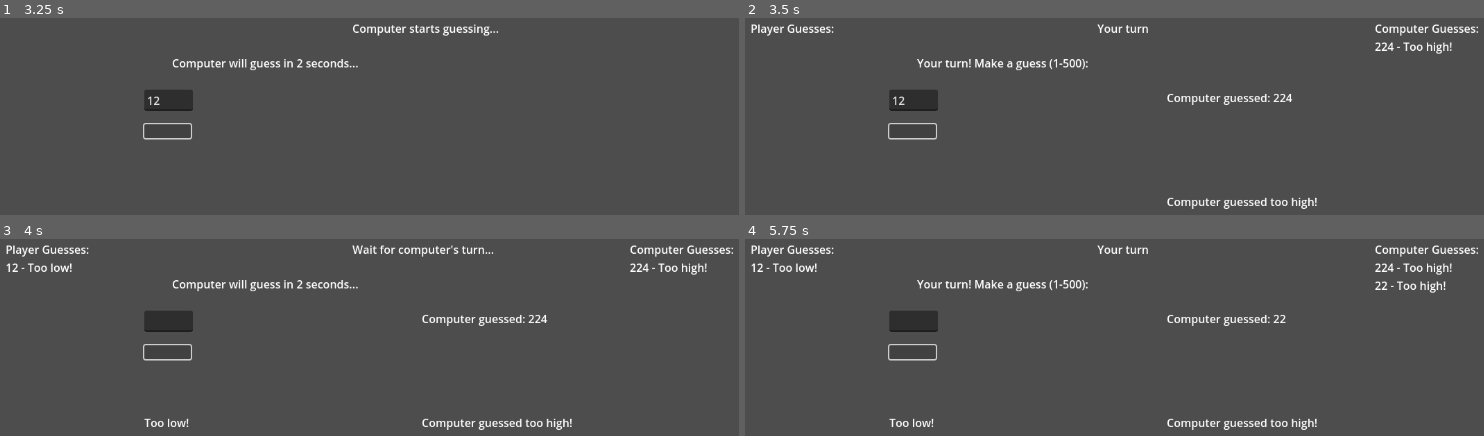
Above: before the commit, frames 1-4 (two rows, left to right).
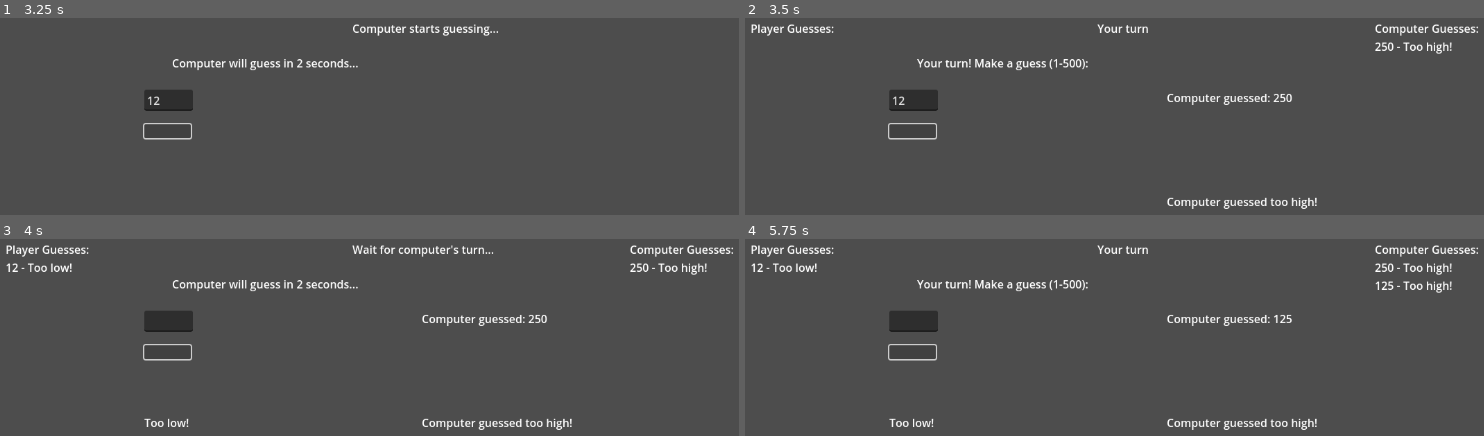
Above: after the commit, the same moments.

Repository: Quilfort/gameoff-2024
Game: Godot game, scene res://Scenes/before_battle.tscn
Same seed, same stepped clock (60 frames per second), same inputs: the game is played once before the commit and once after it.
Inputs (mouse positions are in pixels of both pictures, inside the frame that each line leads up to):
- Up to frame 1 (3.25 s): click (199, 81) at 0.52 s; type "12" at 0.6 s; click (406, 149) at 1.25 s; click (169, 100) at 2.02 s; type "12" at 2.1 s; click (169, 130) at 2.75 s
- Up to frame 2 (3.5 s): no input
- Up to frame 3 (4 s): click (169, 351) at 3.5 s
- Up to frame 4 (5.75 s): click (914, 351) at 4.25 s; tap Enter at 5 s

Frame 1 is identical in both runs. In frame 2, 0.1% of the frame differs, in the area x 72-88%, y 12-43%; in frame 3, 0.1%; in frame 4, 0.3%, in the area x 71-96%, y 12-43%.

Commit message:
Add structure for strategies. Still testing

Diff:
--- a/game-off-2024/Scripts/battle.gd
+++ b/game-off-2024/Scripts/battle.gd
@@ -25,6 +25,12 @@
 # Variables for storing guess history
 var player_guess_history = []
 var computer_guess_history = []
+
+# Flags for half_guess strategy
+var last_guess = 0
+var half_guess_difference = 0
+var is_guess_too_low = false
+var is_guess_too_high = false
 
 func _ready():
 	setup_game()
@@ -48,6 +54,8 @@
 	computer_previous_guesses.clear()
 	player_guess_history.clear()
 	computer_guess_history.clear()
+	is_guess_too_high = false
+	half_guess_difference = 0
 
 	# Strings
 	$InstructionLabel.text = ""
@@ -127,19 +135,7 @@
 	$InstructionLabel.text = "Computer will guess in 2 seconds..."
 	$GuessInput.clear()
 
-func smart_computer_guess() -> int:
-	var possible_numbers = []
-	for i in range(computer_min, computer_max + 1):
-		if i not in computer_previous_guesses:
-			if computer_strategy == "even" and i % 2 == 1:
-				continue  # Skip odd numbers in special mode
-			possible_numbers.append(i)
-
-	if possible_numbers.size() > 0:
-		return possible_numbers[randi() % possible_numbers.size()]
-
-	# If no even options left in special mode, guess the only remaining odd number
-	return computer_min + (computer_max - computer_min) / 2
+
 
 func computer_guesses():
 	var guess = smart_computer_guess()
@@ -149,16 +145,21 @@
 
 	$ComputerGuessLabel.text = "Computer guessed: " + str(guess)
 
+	is_guess_too_low = false
+	is_guess_too_high = false
+
 	if guess < player_number:
 		result = "Too low!"
 		$BattleStatusLabel.text = "Your turn"
 		$ComputerResultLabel.text = "Computer guessed too low!"
 		computer_min = guess + 1
+		is_guess_too_low = true
 	elif guess > player_number:
 		result = "Too high!"
 		$BattleStatusLabel.text = "Your turn"
 		$ComputerResultLabel.text = "Computer guessed too high!"
 		computer_max = guess - 1
+		is_guess_too_high = true
 	else:
 		result = "Correct!"
 		$BattleStatusLabel.text = "You lost"
@@ -189,3 +190,65 @@
 			$PlayerResultLabel.text = "Please enter a number between 1 and %d." % MAX_NUMBER
 			return
 		check_guess(guess)
+
+# Handle Computer Strategy Logic
+func even_strategy() -> int:
+	var possible_numbers = []
+	for i in range(computer_min, computer_max + 1):
+		if i not in computer_previous_guesses and i % 2 == 0:
+			possible_numbers.append(i)
+
+	if possible_numbers.size() > 0:
+		last_guess = possible_numbers[randi() % possible_numbers.size()]
+	else:
+		# If no even options left, revert to any remaining number
+		last_guess = computer_min + (computer_max - computer_min) / 2
+
+	return last_guess
+
+func uneven_strategy() -> int:
+	var possible_numbers = []
+	for i in range(computer_min, computer_max + 1):
+		if i not in computer_previous_guesses and i % 2 == 1:
+			possible_numbers.append(i)
+
+	if possible_numbers.size() > 0:
+		last_guess = possible_numbers[randi() % possible_numbers.size()]
+	else:
+		# If no odd options left, revert to any remaining number
+		last_guess = computer_min + (computer_max - computer_min) / 2
+
+	return last_guess
+
+func half_guess() -> int:
+	if last_guess == 0:
+		# First guess: Start at half of MAX_NUMBER
+		last_guess = ceil(float(MAX_NUMBER) / 2)
+	else:
+		# Adjust the range based on the previous guess feedback
+		if is_guess_too_low:
+			computer_min = last_guess + 1
+		elif is_guess_too_high:
+			computer_max = last_guess - 1
+
+		# Recalculate half of the current search range based on the adjusted min-max range
+		half_guess_difference = ceil(float(computer_max - computer_min) / 2)
+
+		# Set the next guess to the midpoint of the updated range
+		last_guess = computer_min + half_guess_difference
+
+	# Clamp to ensure the guess is within bounds
+	last_guess = clamp(last_guess, computer_min, computer_max)
+	return last_guess
+
+func smart_computer_guess() -> int:
+	match computer_strategy:
+		"even":
+			return even_strategy()
+		"uneven":
+			return uneven_strategy()
+		"half_guess":
+			return half_guess()
+		_:
+			last_guess = randi() % (computer_max - computer_min + 1) + computer_min
+			return last_guess
--- a/game-off-2024/Scripts/before_battle.gd
+++ b/game-off-2024/Scripts/before_battle.gd
@@ -5,7 +5,7 @@
 var player_number = 0
 var game_started = false
 var computer_name = "Mambo Nr 5"
-var computer_strategy = "even"
+var computer_strategy = "half_guess"
 
 func _ready():
 	setup_game()
@@ -22,7 +22,7 @@
 		game_started = true
 		BattleData.game_started = game_started
 		BattleData.player_number = player_number
-		BattleData.computer_strategy = "normal"
+		ComputerData.computer_strategy = "normal"
 		$GuessInput.clear()
 		BattleData.MAX_NUMBER = MAX_NUMBER
 		get_tree().change_scene_to_file("res://Scenes/battle.tscn")
